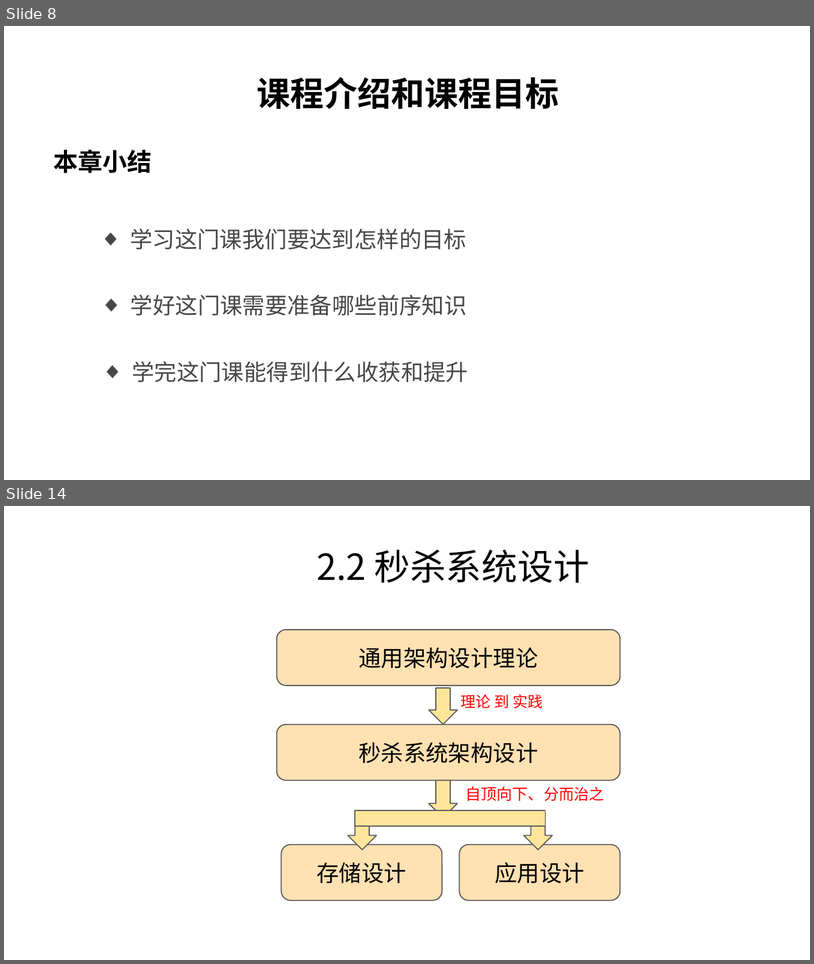
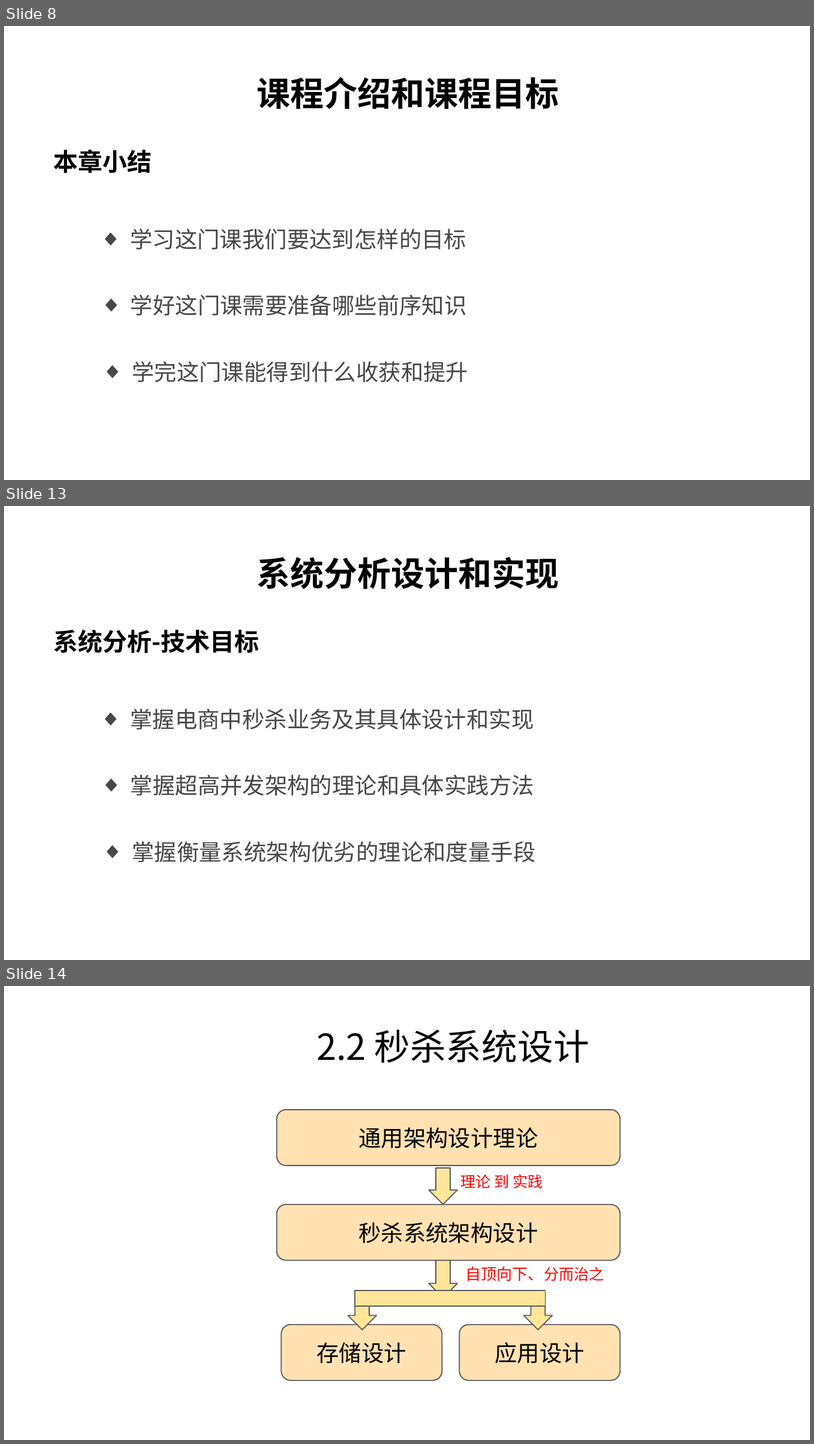
Before and after one commit to char-dance/flashSale-demo, a slide deck: FalshSale.pptx. Shown one above the other, each under a label of ours: slides 8 and 14 before the commit, slides 8, 13 and 14 after it; the slides between them are not shown. The pictures are 814x964 and 814x1444 pixels, drawn with LibreOffice and Linux fonts; fonts in the diff are those of the drawing; background and template pictures are left out. Boxes give left, top, right and bottom in pixels: in the first picture for what was removed or moved away, otherwise in the second. Text is boxed around its words. In the diff, an @@ line names an element or a change of style, - is before the commit and + after.

```diff
--- a/FalshSale.pptx
+++ b/FalshSale.pptx
@@ slide 13 added at (4, 506, 810, 960), background #FFFFFF @@
@@ text added at (257, 557, 560, 589), 30 pt, text #000000, bold @@
+系统分析设计和实现
@@ text added at (53, 630, 259, 653), 22 pt, text #000000, bold @@
+系统分析-技术目标
@@ text added at (130, 708, 534, 729), 20 pt, text #474747 @@
+  ◆ 掌握电商中秒杀业务及其具体设计和实现
@@ text added at (131, 774, 534, 795), 20 pt, text #474747 @@
+  ◆ 掌握超高并发架构的理论和具体实践方法
@@ text added at (132, 841, 536, 862), 20 pt, text #474747 @@
+  ◆ 掌握衡量系统架构优劣的理论和度量手段
```
Also in this commit, not shown: 1 slide changed, 3 other slides added, 4 slides removed.
